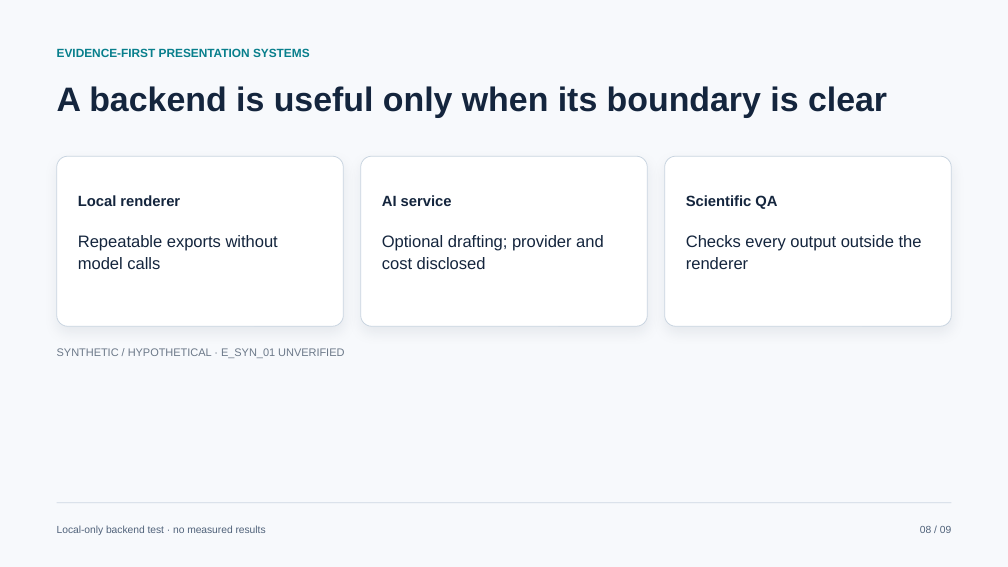
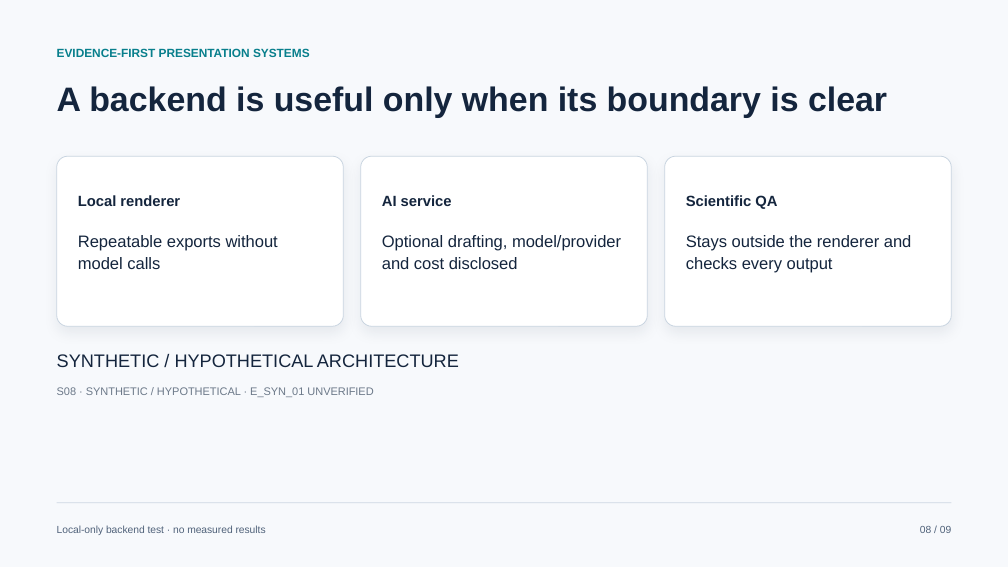
Before and after one commit to georgeorange-crypto/AIAutoSlides-Making, a slide deck: slide 8 of artifacts/open-source-bakeoff/pptagent/answer.pptx. Drawn at 1008x567 pixels with LibreOffice and Linux fonts; fonts in the diff are those of the drawing. Boxes give left, top, right and bottom in pixels: in the first picture for what was removed or moved away, otherwise in the second. Text is boxed around its words. In the diff, an @@ line names an element or a change of style, - is before the commit and + after.

```diff
--- a/artifacts/open-source-bakeoff/pptagent/answer.pptx
+++ b/artifacts/open-source-bakeoff/pptagent/answer.pptx
@@ text at (x1=382, y1=235, x2=621, y2=269): text changed @@
-Optional drafting; provider and cost disclosed
+Optional drafting, model/provider and cost disclosed
@@ text at (x1=686, y1=235, x2=912, y2=273): text changed @@
-Checks every output outside the renderer
+Stays outside the renderer and checks every output
@@ text at (x1=57, y1=354, x2=459, y2=367): text changed; size 10.5 to 17.2 pt; text colour #6C7989 to #14253D @@
-SYNTHETIC / HYPOTHETICAL · E_SYN_01 UNVERIFIED
+SYNTHETIC / HYPOTHETICAL ARCHITECTURE
@@ text added at (x1=57, y1=387, x2=373, y2=397), 10.5 pt, text #6C7989 @@
+S08 · SYNTHETIC / HYPOTHETICAL · E_SYN_01 UNVERIFIED
```
Also in this commit, not shown: 8 other slides changed, 41 other files.
